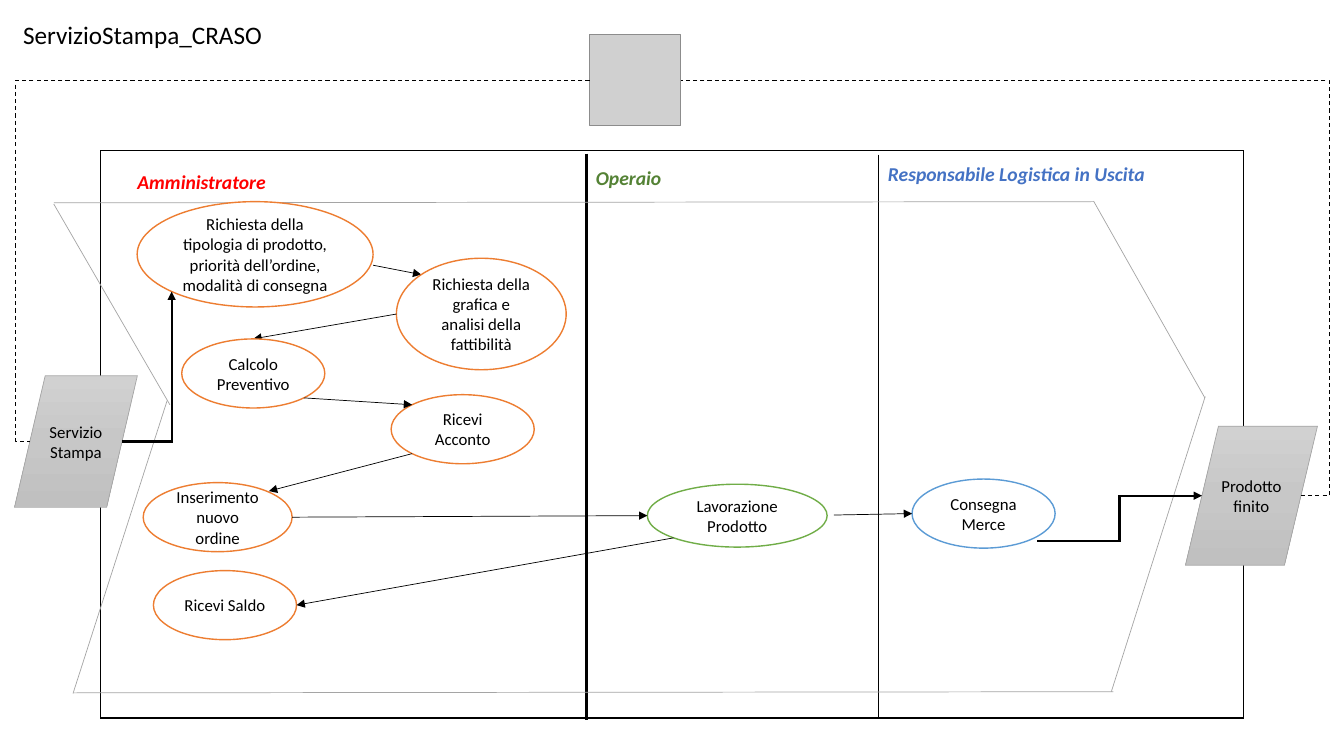
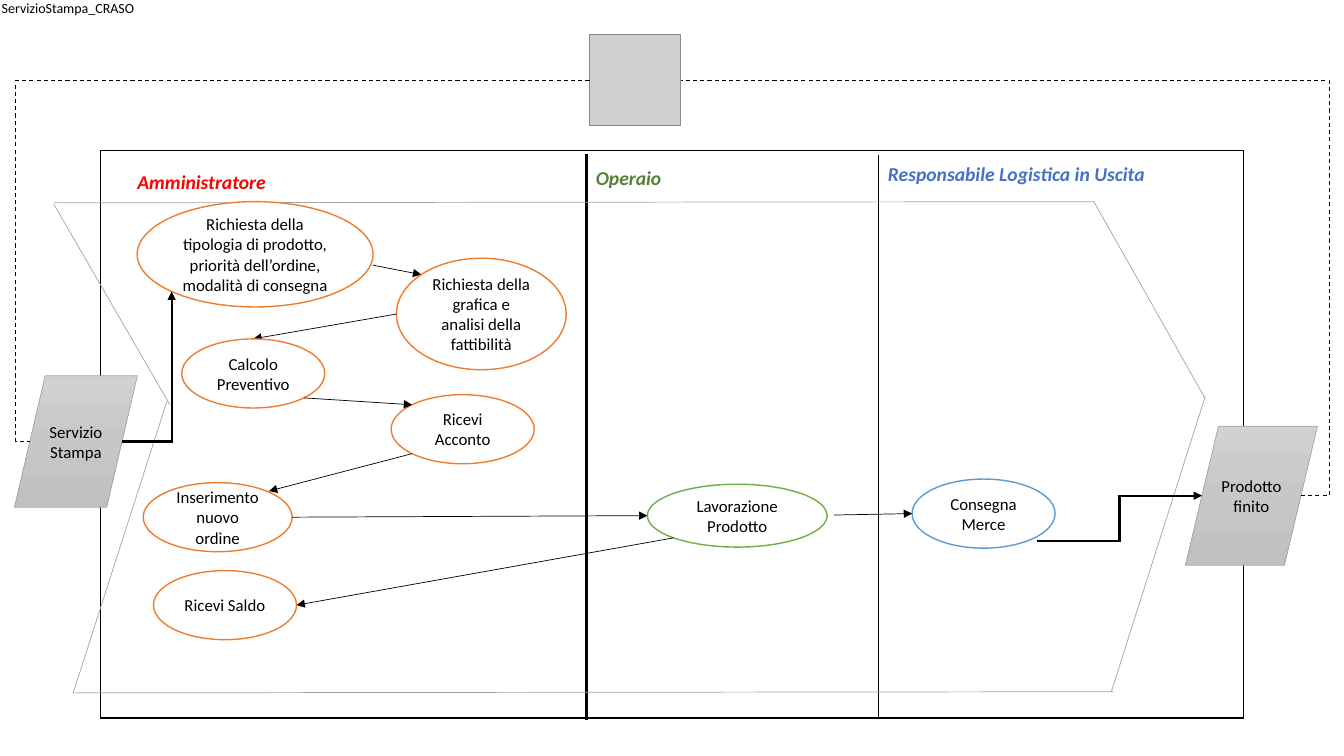
Before and after one commit to paoValle/PubliEuroSAS, a slide deck: slide 1 of ModelloFunzionale/CRASOmichela.pptx. Drawn at 1344x756 pixels with LibreOffice and Linux fonts; fonts in the diff are those of the drawing; grey boxes stand for pictures. Boxes give left, top, right and bottom in pixels: in the first picture for what was removed or moved away, otherwise in the second. Text is boxed around its words. In the diff, an @@ line names an element or a change of style, - is before the commit and + after.

```diff
--- a/ModelloFunzionale/CRASOmichela.pptx
+++ b/ModelloFunzionale/CRASOmichela.pptx
@@ text "ServizioStampa_CRASO": place and size @@
-text "ServizioStampa_CRASO" at box(23, 26, 262, 48)
+text "ServizioStampa_CRASO" at box(2, 3, 134, 16)
@@ text "ServizioStampa_CRASO" at box(2, 3, 134, 16): size 18 to 10 pt @@
```
Also in this commit, not shown: 1 other slide changed, 1 slide added, 28 other files.
